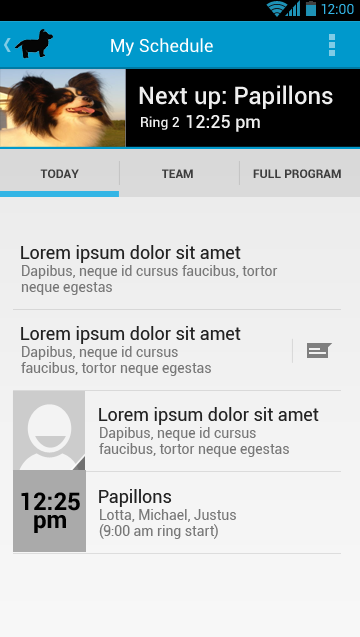
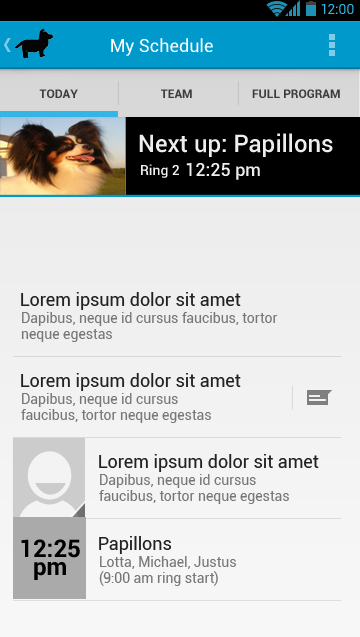
The second w=360, h=637 image is a revision of the first. Changes to its layers:
added group "Tabs Above" with 86 layers above "Tabs Below" over [0, 69, 360, 601]
added group "Base Blue" (1st of 2, in "Tabs Above") with 85 layers in group "Tabs Above" over [0, 69, 360, 601]
added group "Big Header" (1st of 2, in "Tabs Above" › "Base Blue") with 51 layers in group "Base Blue" over [0, 117, 360, 601]
added group "three line item light" (1st of 2, in "Tabs Above" › "Base Blue" › "Big Header") with 38 layers in group "Big Header" over [13, 245, 341, 601]
added group "three line item" (1st of 2, in "Tabs Above" › "Base Blue" › "Big Header" › "three line item light") with 4 layers in group "three line item light" over [13, 276, 341, 357]
added group "three line item with button" (1st of 2, in "Tabs Above" › "Base Blue" › "Big Header" › "three line item light") with 6 layers in group "three line item light" over [13, 357, 341, 438]
added group "2nd block" (1st of 2, in "Tabs Above" › "Base Blue" › "Big Header" › "three line item light") with 11 layers in group "three line item light" over [13, 517, 341, 601]
added group "three line item with avatar" (1st of 2, in "Tabs Above" › "Base Blue" › "Big Header" › "three line item light") with 9 layers in group "three line item light" over [13, 438, 341, 519]
added layer "Shape 1" (1st of 2, in "Tabs Above" › "Base Blue" › "Big Header") in group "Big Header" over [0, 117, 360, 197]
added layer "bg_header" (1st of 2, in "Tabs Above" › "Base Blue" › "Big Header") in group "Big Header" over [16, 133, 344, 197]
added group "tabs light" (1st of 2, in "Tabs Above" › "Base Blue") with 8 layers in group "Base Blue" over [0, 69, 359, 117]
added layer "default light bg" (1st of 2, in "Tabs Above" › "Base Blue") in group "Base Blue" over [0, 69, 360, 601]
moved "Base Blue" (2nd of 2, in "Tabs Below") into group "Tabs Below" over [0, 69, 360, 601]
…and 41 more changes (41 added)
